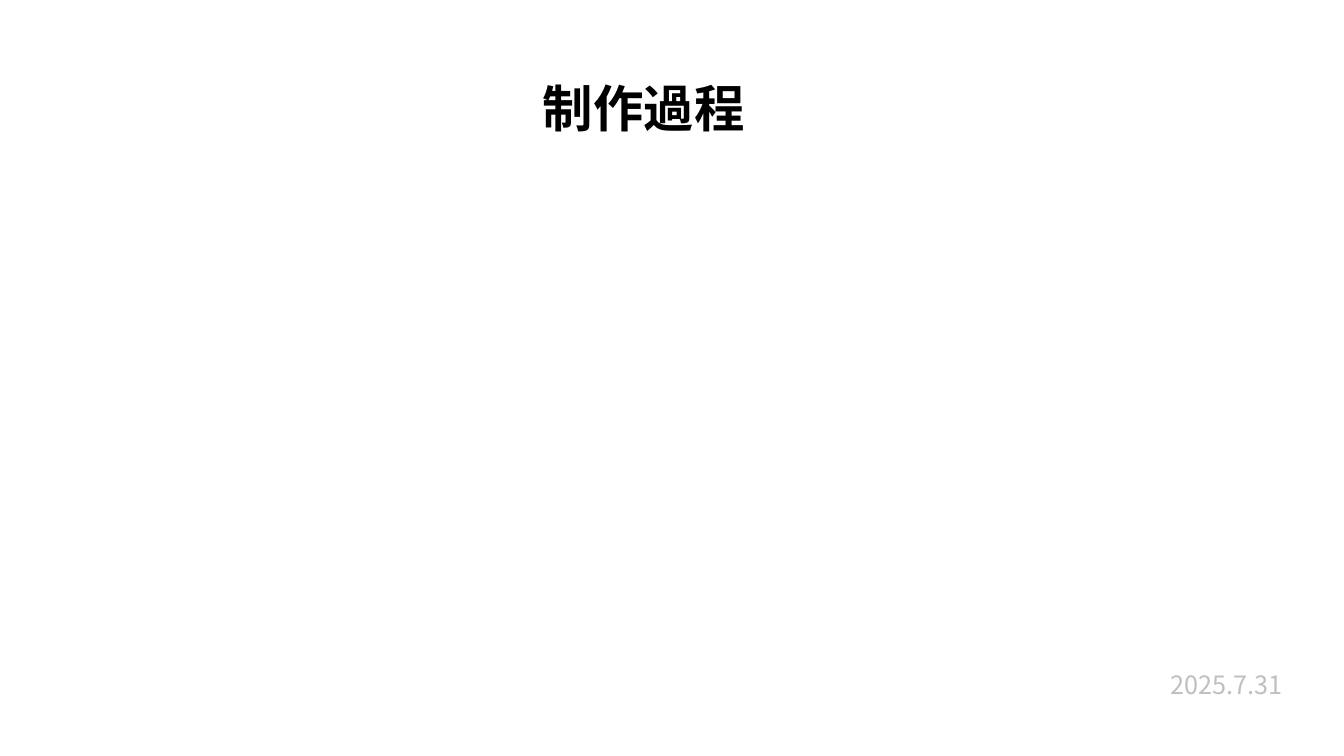
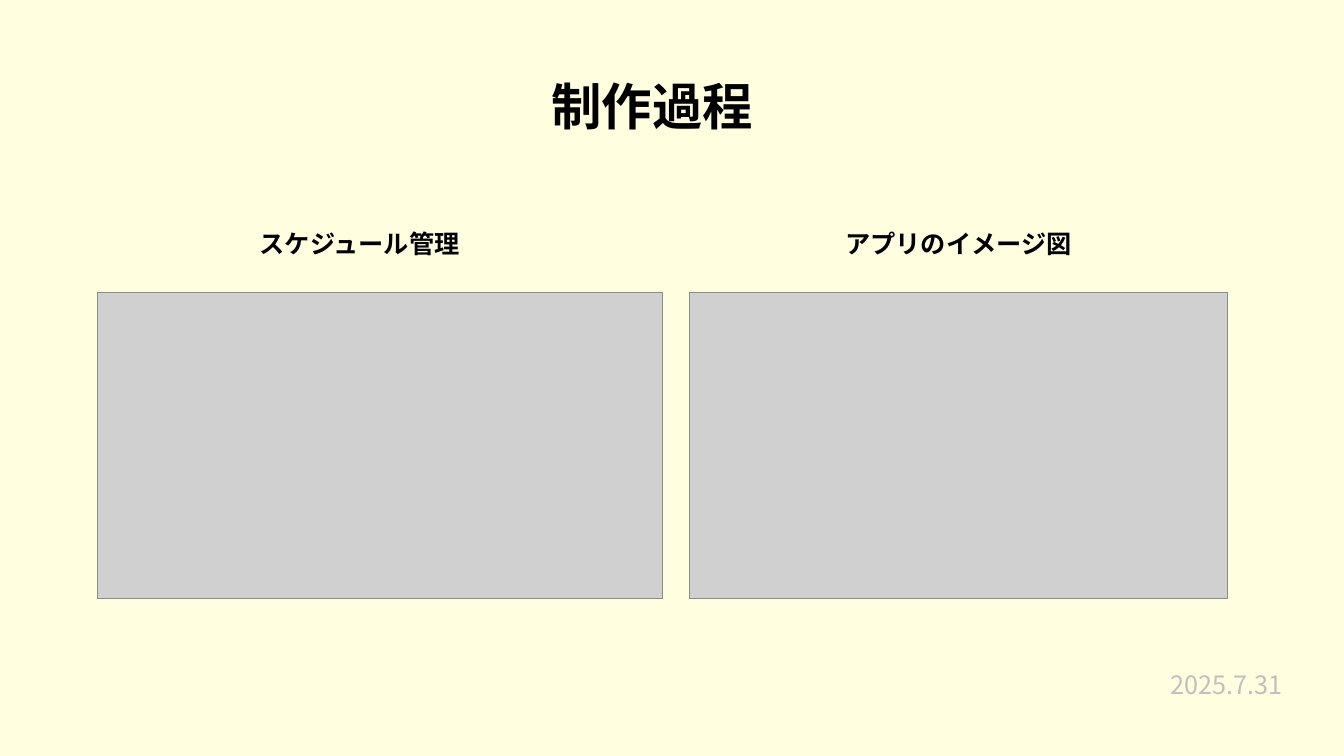
Before and after one commit to plusdojo2025/a2-7, a slide deck: slide 6 of 発表準備/7月成果発表会.pptx. Drawn at 1344x756 pixels with LibreOffice and Linux fonts; fonts in the diff are those of the drawing; grey boxes stand for pictures. Boxes give left, top, right and bottom in pixels: in the first picture for what was removed or moved away, otherwise in the second. Text is boxed around its words. In the diff, an @@ line names an element or a change of style, - is before the commit and + after.

```diff
--- a/発表準備/7月成果発表会.pptx
+++ b/発表準備/7月成果発表会.pptx
@@ rectangle added at (0,0,1344,756), fill #FFFFE0 @@
@@ title "制作過程": place and size @@
-title "制作過程" at (543,84,745,132)
+title "制作過程" at (551,82,753,130)
@@ text added at (260,231,460,256), 18 pt, text #000000, bold @@
+スケジュール管理
@@ text added at (845,231,1071,256), 18 pt, text #000000, bold @@
+アプリのイメージ図
@@ picture added at (97,292,662,598) @@
@@ picture added at (690,292,1228,598) @@
```
Also in this commit, not shown: 4 other slides changed.
